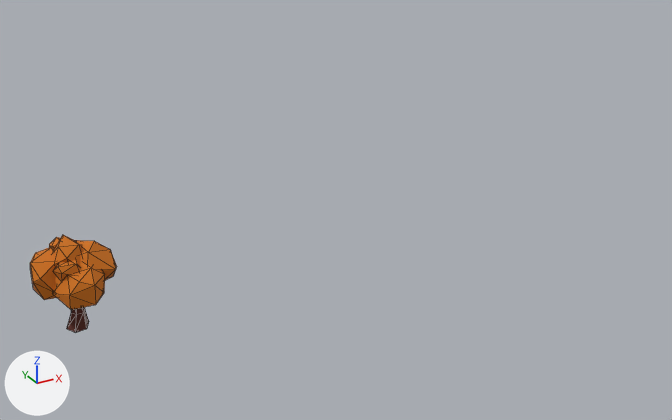
Renders of the FBX model Assets/Resourse/Models/M_G_NutTree.FBX from each side of a commit.
Before and after are seen from a 50 mm camera at (-2.68, -5.19, 2.86) aimed at (0.1, -0.15, 0.34). Lighting does not change. The marker at lower left points along +X, +Y and +Z. Mesh edges are drawn as thin lines. Where no turn or scale is listed for an object, it has been applied to the vertices.

In view in the first picture: 'Cylinder012', 'GeoSphere048', 'GeoSphere049', 'GeoSphere051', 'GeoSphere052', 'GeoSphere053', 'GeoSphere054'.
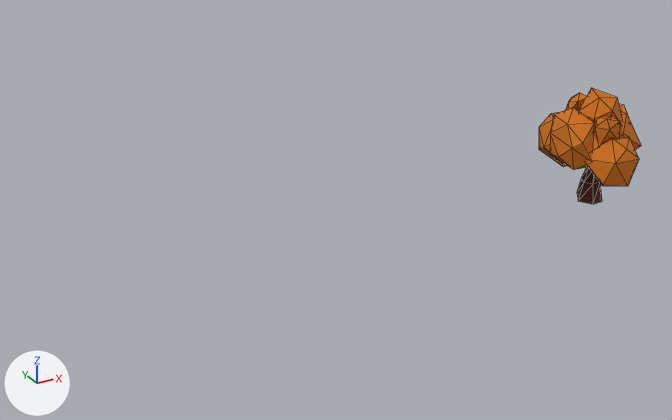
Location of each change, [x1, y1, x2, y2] in pixels of the pictures (672 x 420 px):
'GeoSphere051', reshaped, moved, rescaled
    before: [53, 235, 82, 266]
    after: [539, 88, 641, 186]
'GeoSphere054', deleted (orange)
    before: [53, 264, 105, 310]
'GeoSphere048', deleted (orange)
    before: [30, 247, 57, 300]
'Cylinder012', moved, rescaled
    before: [67, 307, 89, 332]
    after: [577, 167, 602, 204]
'GeoSphere049', deleted
    before: [75, 240, 117, 280]
'GeoSphere053', deleted
    before: [53, 260, 80, 281]
'GeoSphere052', deleted
    before: [49, 237, 61, 248]
part 1 of me_mesh_004, added
    after: [619, 104, 641, 149]
part 2 of me_mesh_004, added (orange)
    after: [586, 134, 639, 186]
part 3 of me_mesh_004, added (orange)
    after: [550, 108, 595, 170]
part 4 of me_mesh_004, added (orange)
    after: [539, 112, 567, 167]
part 5 of me_mesh_004, added
    after: [593, 117, 620, 145]
part 6 of me_mesh_004, added
    after: [565, 93, 587, 110]

Edits to the bpy script that builds the scene:
```text
Change me_mesh_004:
    used by ob_geosphere051; parent = ob_cylinder012; location = (-64.89, -75.11, 511.9); rotation_euler = (0.361, -0.462, -0.347), in degrees (21, -26, -20); scale = (0.99, 1.07, 0.924)
    remove me_mesh_004.from_pydata(...)  # 12 vertices, 20 faces; spans x -117.0..121.0, y -62.0..152.0, z -167.0..62.0
    add me_mesh_004.from_pydata(...)  # 108 vertices, 188 faces; spans x -347.0..199.0, y -285.0..264.0, z -420.0..63.0
    me_mesh_004 part 1: a new loose piece of 18 vertices spanning x -153.0..199.0, y -107.0..210.0, z -420.0..-34.0, in mat_04___default (orange #cf710d)
    me_mesh_004 part 2: a new loose piece of 18 vertices spanning x -228.0..96.0, y -285.0..32.0, z -384.0..-34.0, in mat_04___default (orange #cf710d)
    me_mesh_004 part 3: a new loose piece of 18 vertices spanning x -338.0..-13.0, y -166.0..191.0, z -236.0..63.0, in mat_04___default (orange #cf710d)
    me_mesh_004 part 4: a new loose piece of 18 vertices spanning x -347.0..14.0, y -15.0..264.0, z -363.0..-41.0, in mat_04___default (orange #cf710d)
    me_mesh_004 part 5
    12 vertices are added at x -118.0..53.0, y -144.0..-8.0, z -153.0..43.0
    20 new faces join them
    me_mesh_004 part 6
    12 vertices are added at x -155.0..10.0, y 125.0..241.0, z -180.0..-8.0
    20 new faces join them
Remove ob_geosphere048:
    ob_geosphere048 = bpy.data.objects.new('GeoSphere048', me_mesh_001)
    ob_geosphere048.location = (-1.763, -0.208, 0.39)
Remove ob_geosphere050:
    ob_geosphere050 = bpy.data.objects.new('GeoSphere050', me_mesh_003)
    ob_geosphere050.location = (-1.81, -0.077, 0.348)
Remove ob_geosphere054:
    ob_geosphere054 = bpy.data.objects.new('GeoSphere054', me_mesh_007)
    ob_geosphere054.location = (-1.714, -0.367, 0.353)
Remove ob_geosphere052:
    ob_geosphere052 = bpy.data.objects.new('GeoSphere052', me_mesh_005)
    ob_geosphere052.location = (-1.739, -0.117, 0.489)
Change ob_cylinder012:
    ob_cylinder012.location: (-1.697, -0.232, -0.007) -> (2.326, -0.229, -0.008)
    ob_cylinder012.scale: (0.000798, 0.0009, 0.000999) -> (0.00121, 0.00137, 0.00152)
Remove ob_geosphere049:
    ob_geosphere049 = bpy.data.objects.new('GeoSphere049', me_mesh_002)
    ob_geosphere049.location = (-1.638, -0.193, 0.427)
Remove ob_geosphere053:
    ob_geosphere053 = bpy.data.objects.new('GeoSphere053', me_mesh_006)
    ob_geosphere053.location = (-1.744, -0.329, 0.443)
```
